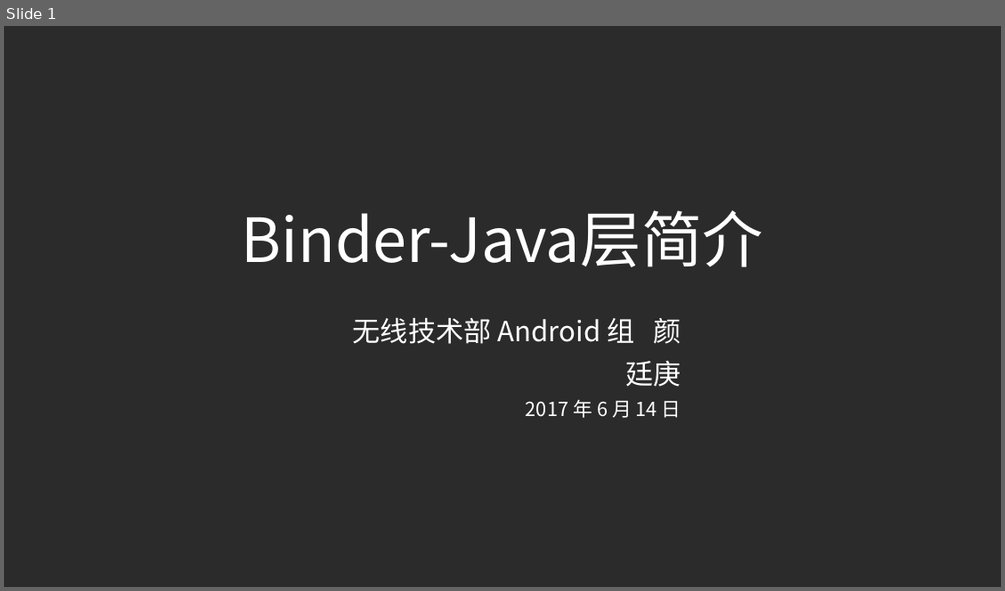
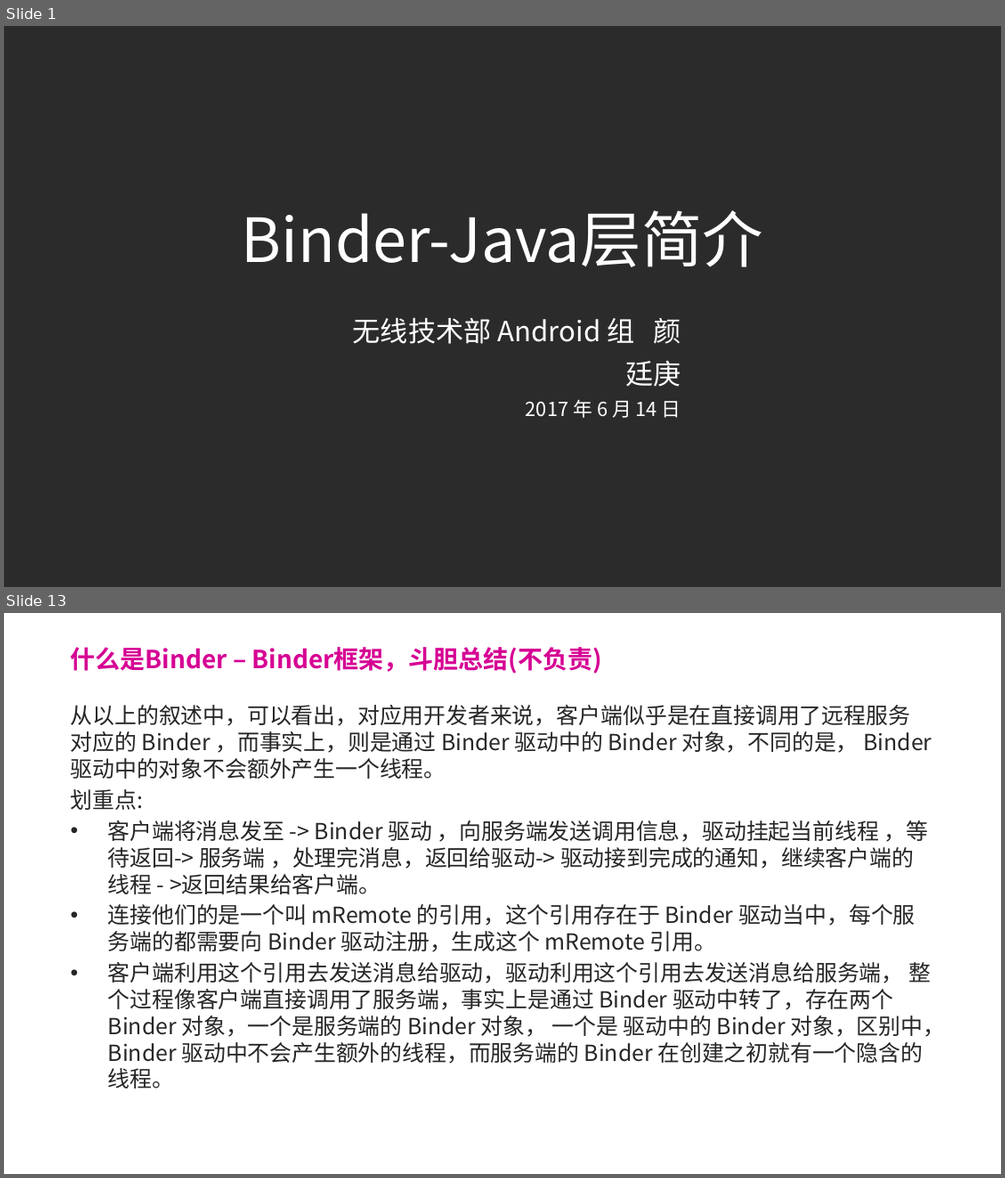
Before and after one commit to forsail/Study, a slide deck: notes/binder/binder简介.pptx. Shown one above the other, each under a label of ours: slide 1 before the commit, slides 1 and 13 after it; the slides between them are not shown. The pictures are 1005x591 and 1005x1178 pixels, drawn with LibreOffice and Linux fonts; fonts in the diff are those of the drawing; background and template pictures are left out; a plain dark background stands for a picture behind light text. Boxes give left, top, right and bottom in pixels: in the first picture for what was removed or moved away, otherwise in the second. Text is boxed around its words. In the diff, an @@ line names an element or a change of style, - is before the commit and + after.

Commit message:
[binder] 完成why和what部分

```diff
--- a/notes/binder/binder简介.pptx
+++ b/notes/binder/binder简介.pptx
@@ slide 13 added at (x1=4, y1=613, x2=1001, y2=1174), background picture (left out) @@
@@ title added at (x1=71, y1=647, x2=602, y2=674), 18 pt, text #D60093, bold @@
+什么是Binder – Binder框架，斗胆总结(不负责)
@@ text added at (x1=71, y1=705, x2=945, y2=1088), 16 pt, text #262626 @@
+从以上的叙述中，可以看出，对应用开发者来说，客户端似乎是在直接调用了远程服务对应的 Binder ，而事实上，则是通过 Binder 驱动中的 Binder 对象，不同的是， Binder 驱动中的对象不会额外产生一个线程。
+划重点:
+• 客户端将消息发至 -> Binder 驱动 ，向服务端发送调用信息，驱动挂起当前线程 ，等待返回-> 服务端 ，处理完消息，返回给驱动-> 驱动接到完成的通知，继续客户端的线程 - >返回结果给客户端。
+• 连接他们的是一个叫 mRemote 的引用，这个引用存在于 Binder 驱动当中，每个服务端的都需要向 Binder 驱动注册，生成这个 mRemote 引用。
+• 客户端利用这个引用去发送消息给驱动，驱动利用这个引用去发送消息给服务端， 整个过程像客户端直接调用了服务端，事实上是通过 Binder 驱动中转了，存在两个 Binder 对象，一个是服务端的 Binder 对象， 一个是 驱动中的 Binder 对象，区别中，Binder 驱动中不会产生额外的线程，而服务端的 Binder 在创建之初就有一个隐含的线程。
```
Also in this commit, not shown: 5 slides changed, 8 other slides added.
